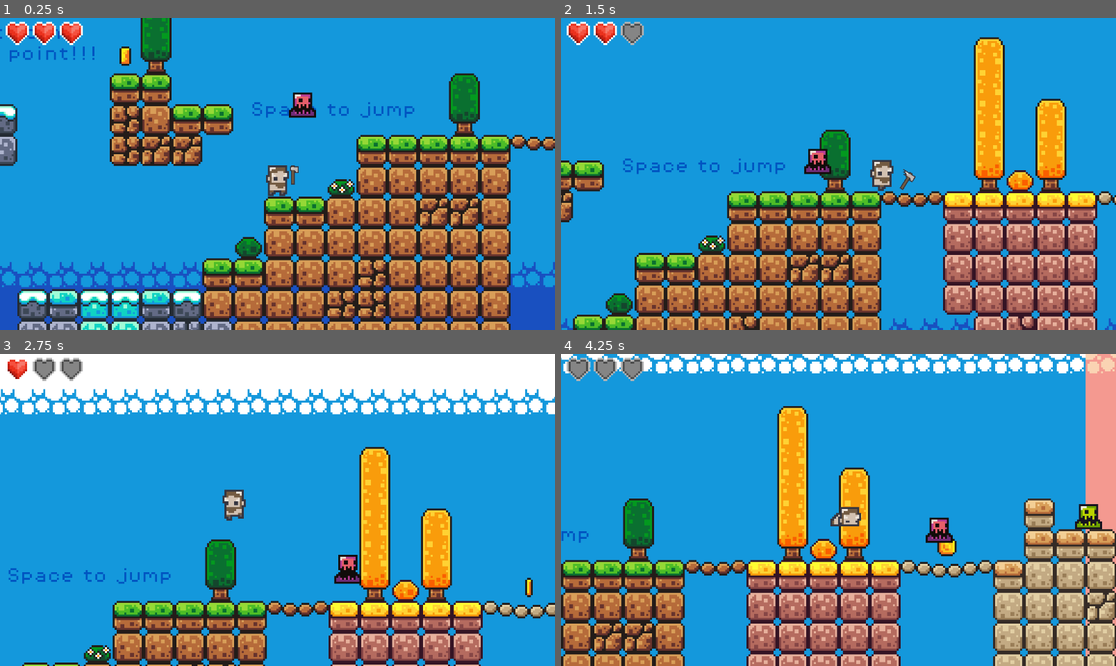
Above: before the commit, frames 1-4 (two rows, left to right).
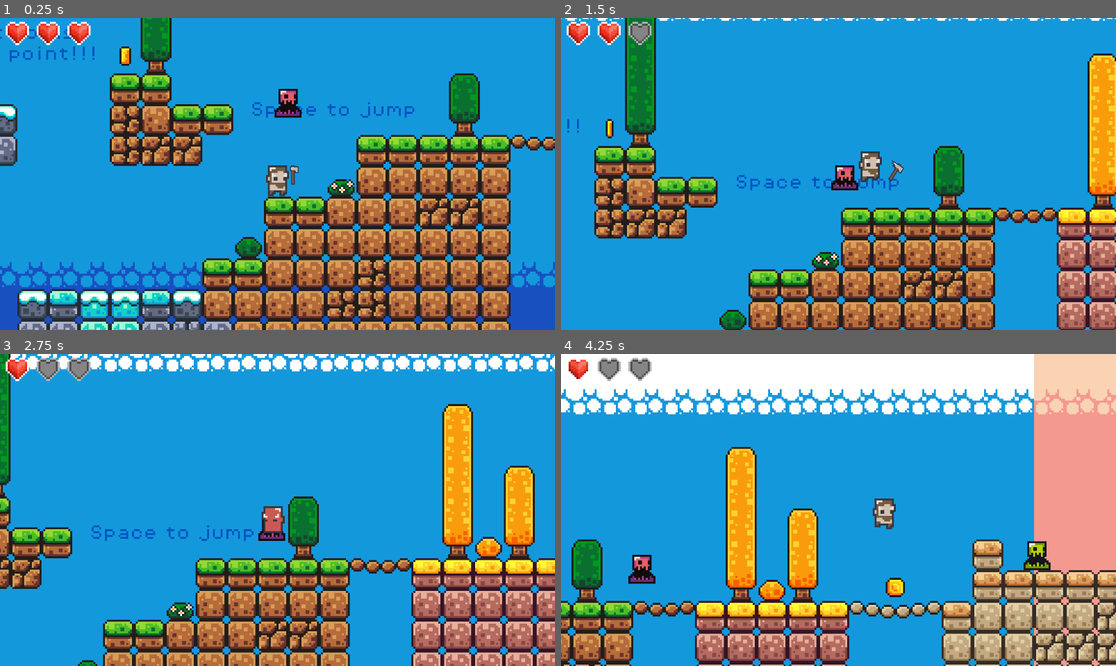
Above: after the commit, the same moments.

Repository: danielpilich/SoulsofLight
Game: Godot game, scene res://scenes/game.tscn
Two runs of this game, one before a commit and one after it. Both use one fixed random seed, a clock stepped at 60 frames per second and the inputs below.
Inputs:
- Up to frame 1 (0.25 s): no input
- Up to frame 2 (1.5 s): hold Right (move_right) from 0.53 s (still down); tap Up (jump) at 0.6, 0.77, 1.07 s; tap X (attack) at 1.35 s
- Up to frame 3 (2.75 s): tap Up (jump) at 1.52, 1.55, 1.82, 2.3 s; release Right (move_right) at 2.03 s; hold Left (move_left) from 2.03 s (still down); tap 1 (equip_weapon) at 2.1 s
- Up to frame 4 (4.25 s): release Left (move_left) at 2.78 s; hold Right (move_right) from 2.78 s (still down); tap Up (jump) at 2.85, 3.02, 3.32, 3.77, 3.8, 4.07 s; tap X (attack) at 3.6 s

The runs differ from the first frame. In frame 1, 1.1% of the frame differs, in the area x 5-57%, y 1-33%; in frame 2, 52%; in frame 3, 50%; in frame 4, 56%, in the area x 0-100%, y 0-100%.

Commit message:
healthbar complete

Diff:
--- a/scenes/Enemies/slime.tscn
+++ b/scenes/Enemies/slime.tscn
@@ -1,8 +1,10 @@
-[gd_scene load_steps=11 format=3 uid="uid://n7otpxjkcupp"]
+[gd_scene load_steps=16 format=3 uid="uid://n7otpxjkcupp"]
 
 [ext_resource type="Texture2D" uid="uid://qxce1pcexf6f" path="res://assets/sprites/slime_green.png" id="1_b2g46"]
 [ext_resource type="Script" path="res://scripts/slime.gd" id="1_xypll"]
-[ext_resource type="PackedScene" uid="uid://cs7w20yueg02o" path="res://scenes/killzone.tscn" id="2_4lbil"]
+[ext_resource type="Script" path="res://scripts/health.gd" id="2_vpd7w"]
+[ext_resource type="Script" path="res://scripts/hitbox.gd" id="4_mm6lu"]
+[ext_resource type="Script" path="res://scripts/hurtbox.gd" id="5_o6lqs"]
 
 [sub_resource type="AtlasTexture" id="AtlasTexture_6t7y6"]
 atlas = ExtResource("1_b2g46")
@@ -19,6 +21,22 @@
 [sub_resource type="AtlasTexture" id="AtlasTexture_pn2sn"]
 atlas = ExtResource("1_b2g46")
 region = Rect2(72, 24, 24, 24)
+
+[sub_resource type="AtlasTexture" id="AtlasTexture_i5tja"]
+atlas = ExtResource("1_b2g46")
+region = Rect2(0, 48, 24, 24)
+
+[sub_resource type="AtlasTexture" id="AtlasTexture_i2bu2"]
+atlas = ExtResource("1_b2g46")
+region = Rect2(24, 48, 24, 24)
+
+[sub_resource type="AtlasTexture" id="AtlasTexture_0505o"]
+atlas = ExtResource("1_b2g46")
+region = Rect2(48, 48, 24, 24)
+
+[sub_resource type="AtlasTexture" id="AtlasTexture_cts2r"]
+atlas = ExtResource("1_b2g46")
+region = Rect2(72, 48, 24, 24)
 
 [sub_resource type="SpriteFrames" id="SpriteFrames_7cxxf"]
 animations = [{
@@ -38,33 +56,44 @@
 "loop": true,
 "name": &"default",
 "speed": 10.0
+}, {
+"frames": [{
+"duration": 1.0,
+"texture": SubResource("AtlasTexture_i5tja")
+}, {
+"duration": 1.0,
+"texture": SubResource("AtlasTexture_i2bu2")
+}, {
+"duration": 1.0,
+"texture": SubResource("AtlasTexture_0505o")
+}, {
+"duration": 1.0,
+"texture": SubResource("AtlasTexture_cts2r")
+}],
+"loop": false,
+"name": &"slime_hit",
+"speed": 10.0
 }]
 
 [sub_resource type="RectangleShape2D" id="RectangleShape2D_witvc"]
-size = Vector2(20, 17)
-
-[sub_resource type="RectangleShape2D" id="RectangleShape2D_gwp3t"]
-size = Vector2(10, 12)
+size = Vector2(14, 16)
 
 [node name="Slime" type="CharacterBody2D" groups=["enemies"]]
 collision_layer = 2
 script = ExtResource("1_xypll")
 
+[node name="Health" type="Node" parent="."]
+script = ExtResource("2_vpd7w")
+
 [node name="AnimatedSprite2D" type="AnimatedSprite2D" parent="."]
 position = Vector2(0, -12)
 sprite_frames = SubResource("SpriteFrames_7cxxf")
+animation = &"slime_hit"
 autoplay = "default"
-frame_progress = 0.555297
 
 [node name="CollisionShape2D" type="CollisionShape2D" parent="."]
-position = Vector2(0, -7.5)
+position = Vector2(0, -8)
 shape = SubResource("RectangleShape2D_witvc")
-
-[node name="Killzone" parent="." instance=ExtResource("2_4lbil")]
-
-[node name="CollisionShape2D" type="CollisionShape2D" parent="Killzone"]
-position = Vector2(0, -6)
-shape = SubResource("RectangleShape2D_gwp3t")
 
 [node name="RayCastRight" type="RayCast2D" parent="."]
 position = Vector2(0, -6)
@@ -73,3 +102,24 @@
 [node name="RayCastLeft" type="RayCast2D" parent="."]
 position = Vector2(0, -6)
 target_position = Vector2(-9, 0)
+
+[node name="HurtBox" type="Area2D" parent="." node_paths=PackedStringArray("health")]
+collision_layer = 0
+script = ExtResource("5_o6lqs")
+health = NodePath("../Health")
+
+[node name="CollisionShape2D" type="CollisionShape2D" parent="HurtBox"]
+position = Vector2(0, -8)
+shape = SubResource("RectangleShape2D_witvc")
+
+[node name="HitBox" type="Area2D" parent="."]
+collision_layer = 2
+collision_mask = 0
+script = ExtResource("4_mm6lu")
+
+[node name="CollisionShape2D" type="CollisionShape2D" parent="HitBox"]
+position = Vector2(0, -8)
+shape = SubResource("RectangleShape2D_witvc")
+
+[connection signal="health_depleted" from="Health" to="." method="_on_health_health_depleted"]
+[connection signal="received_damage" from="HurtBox" to="." method="_on_hurt_box_received_damage"]
--- a/scenes/Enemies/slime_purple.tscn
+++ b/scenes/Enemies/slime_purple.tscn
@@ -22,6 +22,22 @@
 atlas = ExtResource("3_k54dr")
 region = Rect2(72, 24, 24, 24)
 
+[sub_resource type="AtlasTexture" id="AtlasTexture_ucher"]
+atlas = ExtResource("3_k54dr")
+region = Rect2(0, 48, 24, 24)
+
+[sub_resource type="AtlasTexture" id="AtlasTexture_j0jdc"]
+atlas = ExtResource("3_k54dr")
+region = Rect2(24, 48, 24, 24)
+
+[sub_resource type="AtlasTexture" id="AtlasTexture_bn2sm"]
+atlas = ExtResource("3_k54dr")
+region = Rect2(48, 48, 24, 24)
+
+[sub_resource type="AtlasTexture" id="AtlasTexture_sjjpf"]
+atlas = ExtResource("3_k54dr")
+region = Rect2(72, 48, 24, 24)
+
 [sub_resource type="SpriteFrames" id="SpriteFrames_dwdld"]
 animations = [{
 "frames": [{
@@ -40,6 +56,23 @@
 "loop": true,
 "name": &"default",
 "speed": 10.0
+}, {
+"frames": [{
+"duration": 1.0,
+"texture": SubResource("AtlasTexture_ucher")
+}, {
+"duration": 1.0,
+"texture": SubResource("AtlasTexture_j0jdc")
+}, {
+"duration": 1.0,
+"texture": SubResource("AtlasTexture_bn2sm")
+}, {
+"duration": 1.0,
+"texture": SubResource("AtlasTexture_sjjpf")
+}],
+"loop": false,
+"name": &"slime_hit",
+"speed": 10.0
 }]
 
 [sub_resource type="RectangleShape2D" id="RectangleShape2D_3pwjb"]
@@ -54,9 +87,8 @@
 [node name="AnimatedSprite2D" type="AnimatedSprite2D" parent="."]
 position = Vector2(0, -12)
 sprite_frames = SubResource("SpriteFrames_dwdld")
+animation = &"slime_hit"
 autoplay = "default"
-frame = 2
-frame_progress = 0.837301
 
 [node name="RayCastRight" type="RayCast2D" parent="."]
 position = Vector2(0, -6)
@@ -86,3 +118,4 @@
 
 [connection signal="health_changed" from="Health" to="." method="_on_health_health_changed"]
 [connection signal="health_depleted" from="Health" to="." method="_on_health_health_depleted"]
+[connection signal="received_damage" from="HurtBox" to="." method="_on_hurt_box_received_damage"]
--- a/scenes/healthbar.tscn
+++ b/scenes/healthbar.tscn
@@ -1,14 +1,12 @@
-[gd_scene load_steps=4 format=3 uid="uid://o405mwgv1f3d"]
+[gd_scene load_steps=4 format=3 uid="uid://ch5v1qxo0hqif"]
 
-[ext_resource type="Texture2D" uid="uid://c8lm83alqov3e" path="res://assets/sprites/healthbar_hearts3_empty.png" id="1_n6nbs"]
-[ext_resource type="Texture2D" uid="uid://to1nwuy7oeu3" path="res://assets/sprites/healthbar_hearts3_full.png" id="2_qp3er"]
+[ext_resource type="Texture2D" uid="uid://d3uxskmv3o4e5" path="res://assets/sprites/healthbar_heart_full.png" id="2_dg80p"]
+[ext_resource type="Texture2D" uid="uid://dccceu1yc1xdk" path="res://assets/sprites/healthbar_heart_empty.png" id="3_djxu5"]
 [ext_resource type="Script" path="res://scripts/healthbar.gd" id="3_qrt74"]
 
-[node name="TextureProgressBar" type="TextureProgressBar"]
-offset_right = 40.0
-offset_bottom = 12.0
-max_value = 3.0
-value = 3.0
-texture_under = ExtResource("1_n6nbs")
-texture_progress = ExtResource("2_qp3er")
+[node name="Healthbar" type="HBoxContainer"]
+offset_right = 237.0
+offset_bottom = 45.0
 script = ExtResource("3_qrt74")
+heart_full = ExtResource("2_dg80p")
+heart_empty = ExtResource("3_djxu5")
--- a/scenes/player.tscn
+++ b/scenes/player.tscn
@@ -335,3 +335,4 @@
 
 [connection signal="health_depleted" from="Health" to="." method="_on_health_health_depleted"]
 [connection signal="body_entered" from="Weapon" to="Weapon" method="_on_body_entered"]
+[connection signal="received_damage" from="HurtBox" to="." method="_on_hurt_box_received_damage"]
--- a/scripts/healthbar.gd
+++ b/scripts/healthbar.gd
@@ -1,13 +1,39 @@
-extends TextureProgressBar
+extends HBoxContainer
 
+@export var heart_full: Texture
+@export var heart_empty: Texture
 @export var character: CharacterBody2D
 
 @onready var health: Health = character.get_node("Health")
+@onready var value : int = health.health
 
 func _ready() -> void:
-	max_value = health.max_health
-	value = health.health
-	health.health_changed.connect(_update_bar)
+	health.health_changed.connect(_update_health)
+	health.max_health_changed.connect(_update_max_health)
+	setup()
 
-func _update_bar(_diff: int) -> void:
-	value = health.get_health()
+
+func setup():
+	for child in get_children():
+		child.queue_free()
+
+	await get_tree().process_frame
+
+	for i in range(health.max_health):
+		var heart = TextureRect.new()
+		heart.texture = heart_full
+		heart.stretch_mode = TextureRect.STRETCH_SCALE
+		heart.name = str(i)
+		add_child(heart)
+
+	_update_health(0)
+
+func _update_health(diff: int):
+	for i in range(get_child_count()):
+		if i < health.health :
+			get_child(i).texture = heart_full
+		else:
+			get_child(i).texture = heart_empty
+
+func _update_max_health(diff: int):
+	setup()
--- a/scripts/player.gd
+++ b/scripts/player.gd
@@ -3,7 +3,6 @@
 const SPEED = 130.0
 const JUMP_VELOCITY = -300.0
 
-var health = 3
 # Get the gravity from the project settings to be synced with RigidBody nodes.
 var gravity = ProjectSettings.get_setting("physics/2d/default_gravity")
 
@@ -14,9 +13,6 @@
 @onready var health_node: Health = $Health
 
 
-func get_hit():
-	health -= 1
-	animated_sprite.play("hit")
 
 func _physics_process(delta):
 	# Add the gravity.
@@ -60,24 +56,13 @@
 			weapon.scale.x *= -1
 
 	# Play animations
-	if health == 0:
-		set_physics_process(false)
-		animated_sprite.play("death")
-		await animated_sprite.animation_finished
-		animated_sprite.frame = 3
-		animated_sprite.pause()
+	if is_on_floor():
+		if direction == 0:
+			animated_sprite.play("idle")
+		else:
+			animated_sprite.play("run")
 	else:
-		if animated_sprite.animation == "hit":
-			set_physics_process(false)
-			await animated_sprite.animation_finished
-			set_physics_process(true)
-		if is_on_floor():
-			if direction == 0:
-				animated_sprite.play("idle")
-			else:
-				animated_sprite.play("run")
-		else:
-			animated_sprite.play("jump")
+		animated_sprite.play("jump")
 
 	#Apply movement
 	if direction:
@@ -95,3 +80,12 @@
 	await animated_sprite.animation_finished
 	animated_sprite.frame = 3
 	animated_sprite.pause()
+	get_tree().reload_current_scene()
+
+func _on_hurt_box_received_damage(damage: int) -> void:
+	health_node.set_temp_invincibility(1)
+	if health_node.health > 0:
+		animated_sprite.play("hit")
+		set_physics_process(false)
+		await animated_sprite.animation_finished
+		set_physics_process(true)
--- a/scripts/slime.gd
+++ b/scripts/slime.gd
@@ -6,6 +6,7 @@
 @onready var ray_cast_right = $RayCastRight
 @onready var ray_cast_left = $RayCastLeft
 @onready var animated_sprite = $AnimatedSprite2D
+@onready var health: Health = $Health
 
 # Called every frame. 'delta' is the elapsed time since the previous frame.
 func _process(delta):
@@ -16,3 +17,12 @@
 		direction = 1
 		animated_sprite.flip_h = false
 	position.x += direction * SPEED * delta
+
+func _on_hurt_box_received_damage(damage: int) -> void:
+	animated_sprite.play("slime_hit")
+	health.set_temp_invincibility(0.5)
+	await animated_sprite.animation_finished
+	animated_sprite.play("default")
+
+func _on_health_health_depleted() -> void:
+	queue_free()
--- a/scripts/slime_purple.gd
+++ b/scripts/slime_purple.gd
@@ -1,6 +1,6 @@
 extends Node2D
 
-const SPEED = 60
+const SPEED = 30
 
 var direction = 1
 @onready var ray_cast_right: RayCast2D = $RayCastRight
@@ -22,6 +22,8 @@
 func _on_health_health_depleted() -> void:
 	queue_free()
 
-func _on_health_health_changed(diff: int) -> void:
-	print(health.health)
-	health.set_temp_invincibility(1)
+func _on_hurt_box_received_damage(damage: int) -> void:
+	animated_sprite.play("slime_hit")
+	health.set_temp_invincibility(0.5)
+	await animated_sprite.animation_finished
+	animated_sprite.play("default")
Binary file added: assets/sprites/healthbar_heart_empty.png
Not shown, added: assets/sprites/healthbar_heart_empty.png.import
Binary file added: assets/sprites/healthbar_heart_full.png
Not shown, added: assets/sprites/healthbar_heart_full.png.import
Not shown: 1 places in scenes/Enemies/slime_purple.tscn that only renumber resources
Not shown: 1 places in scenes/game.tscn that only renumber resources
